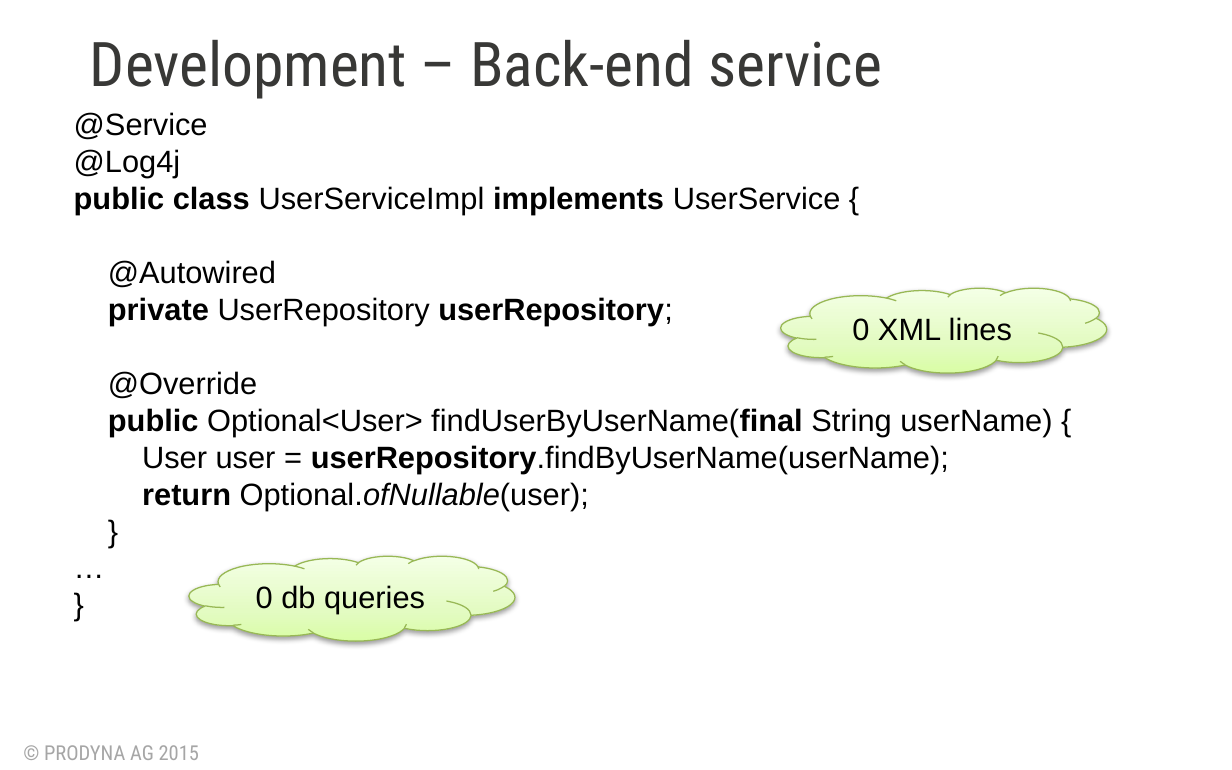
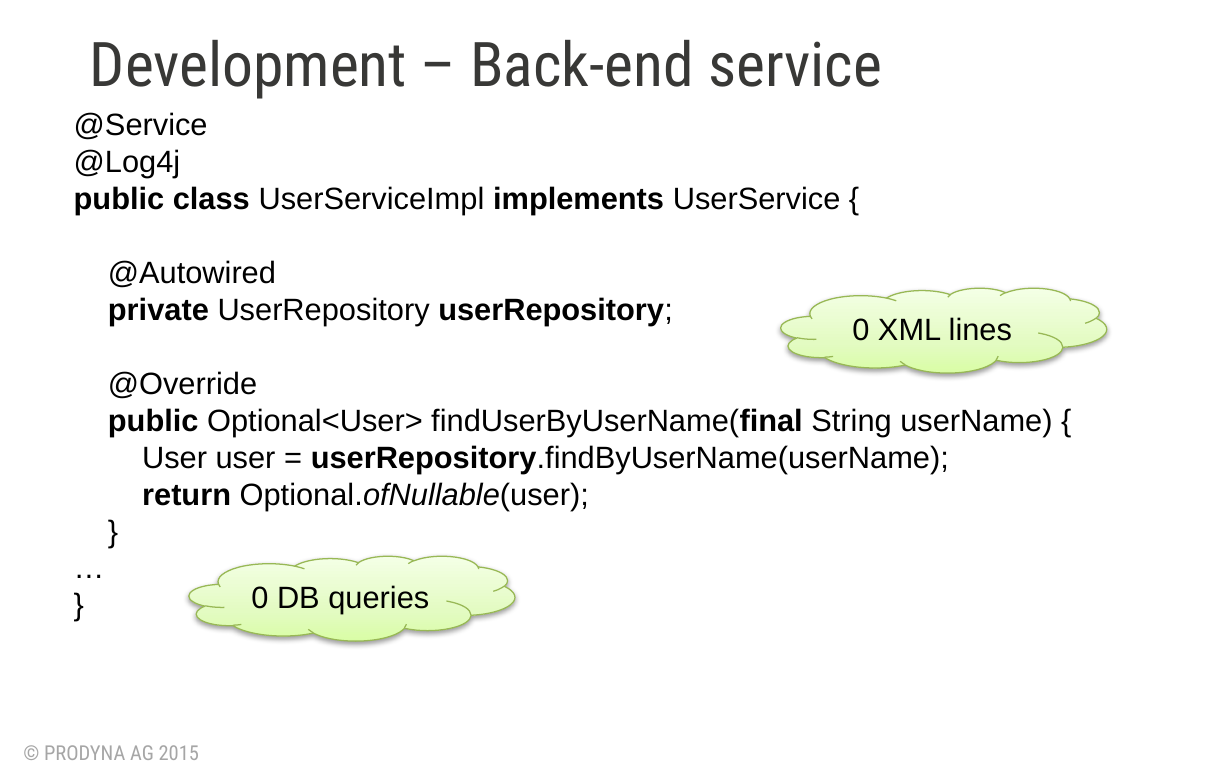
Before and after one commit to BGligorijevic/pac-slides, a slide deck: slide 10 of PAC-final-presentation.pptx. Drawn at 1232x770 pixels with LibreOffice and Linux fonts; fonts in the diff are those of the drawing; background and template pictures are left out. Boxes give left, top, right and bottom in pixels: in the first picture for what was removed or moved away, otherwise in the second. Text is boxed around its words. In the diff, an @@ line names an element or a change of style, - is before the commit and + after.

```diff
--- a/PAC-final-presentation.pptx
+++ b/PAC-final-presentation.pptx
@@ text in cloud at bbox=[251, 585, 429, 614]: text changed @@
-0 db queries
+0 DB queries
```
Also in this commit, not shown: 6 other slides changed.
